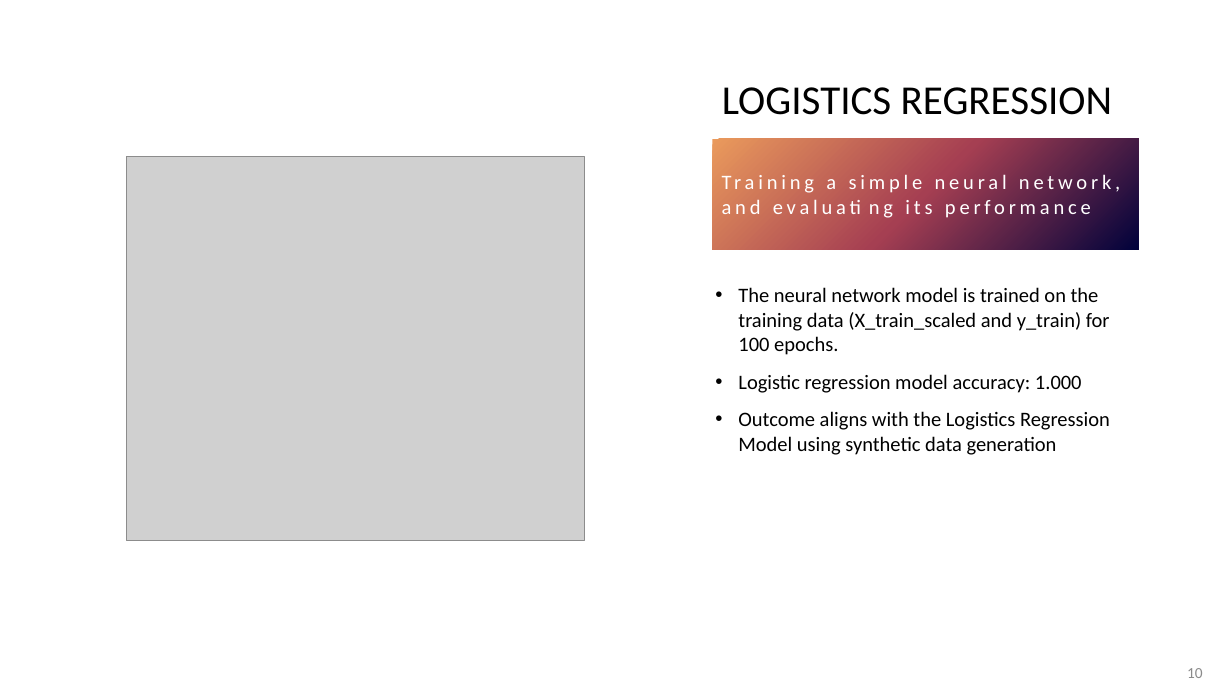
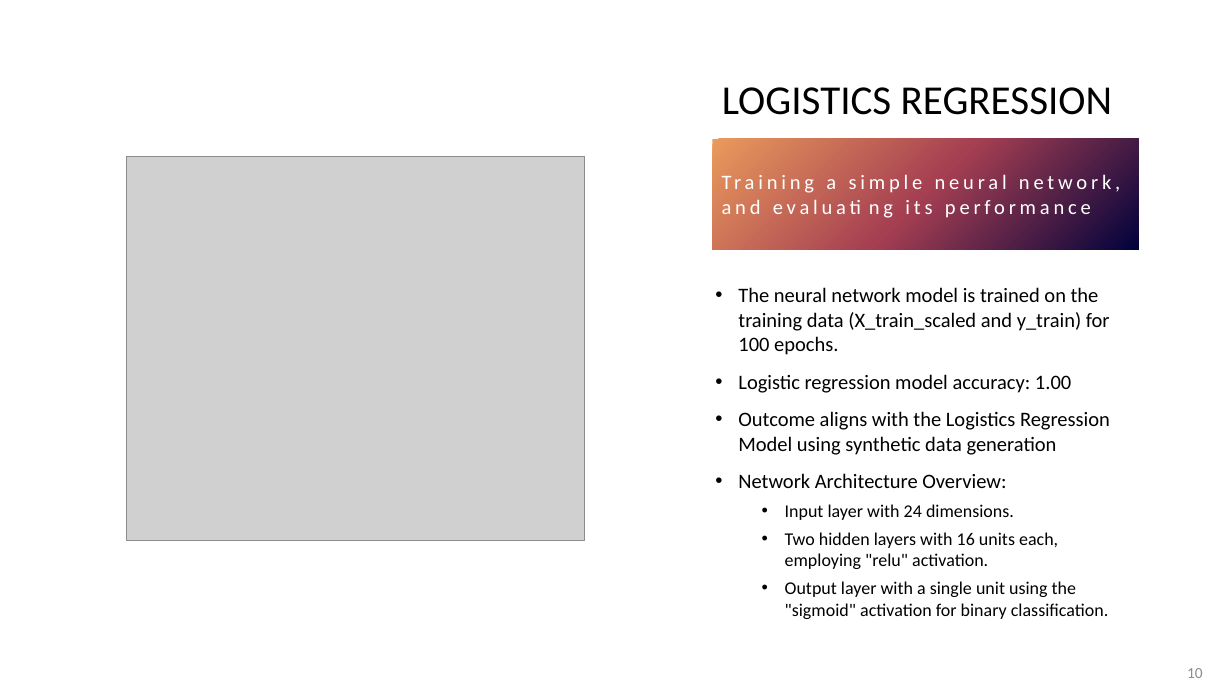
Before and after one commit to Mepseha/Project-4, a slide deck: slide 10 of Predicting Genetic Disorders.pptx. Drawn at 1232x693 pixels with LibreOffice and Linux fonts; fonts in the diff are those of the drawing; grey boxes stand for pictures. Boxes give left, top, right and bottom in pixels: in the first picture for what was removed or moved away, otherwise in the second. Text is boxed around its words. In the diff, an @@ line names an element or a change of style, - is before the commit and + after.

```diff
--- a/Predicting Genetic Disorders.pptx
+++ b/Predicting Genetic Disorders.pptx
@@ text at (738,374,1071,393): text changed @@
-• Logistic regression model accuracy: 1.000
+• Logistic regression model accuracy: 1.00
@@ text at (738,473,1108,619): paragraphs added @@
+• Network Architecture Overview:
+  • Input layer with 24 dimensions.
+  • Two hidden layers with 16 units each, employing "relu" activation.
+  • Output layer with a single unit using the "sigmoid" activation for binary classification.
```
Also in this commit, not shown: 3 other slides changed.
